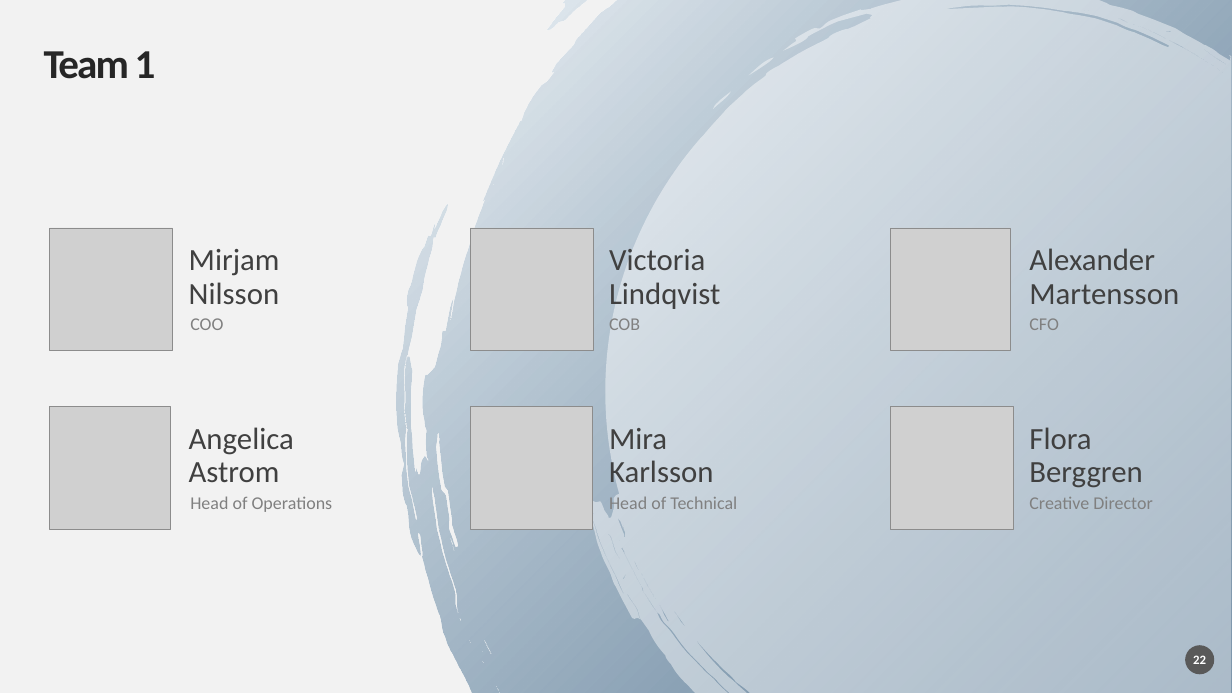
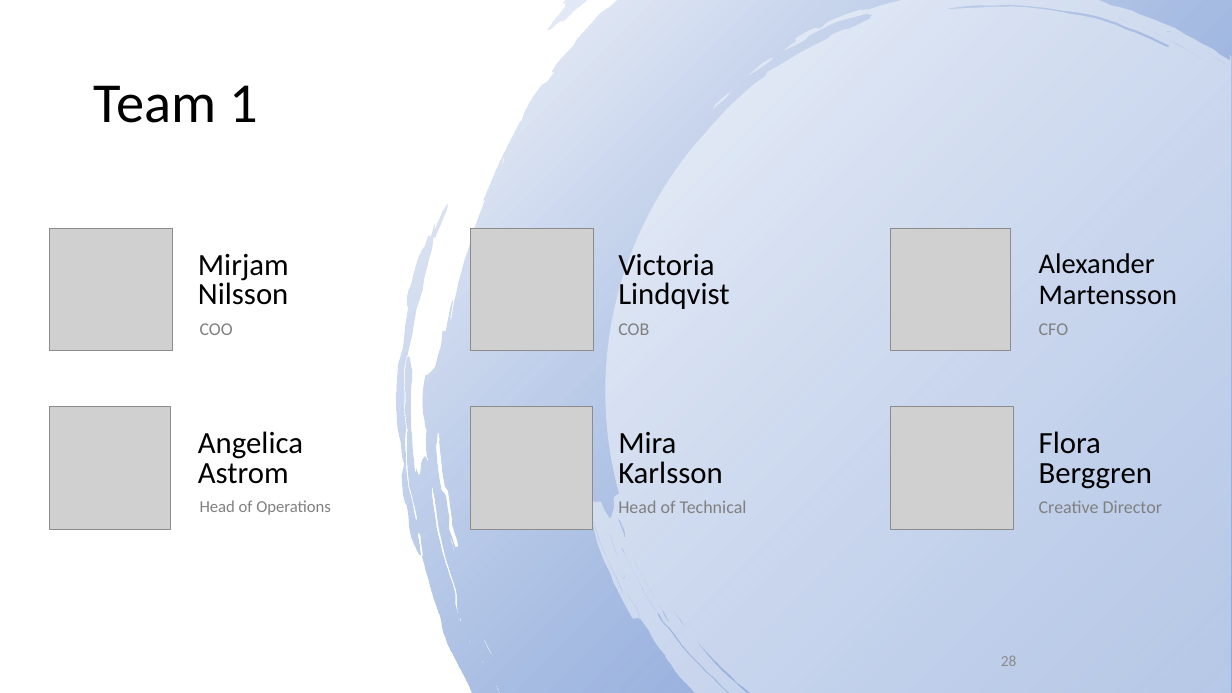
Before and after one commit to celesteshort/ml-lending-default, a slide deck: slide 28 of CapstonePresentationCS.pptx (slide 22 before the commit). Drawn at 1232x693 pixels with LibreOffice and Linux fonts; fonts in the diff are those of the drawing; grey boxes stand for pictures; background and template pictures are left out. Boxes give left, top, right and bottom in pixels: in the first picture for what was removed or moved away, otherwise in the second. Text is boxed around its words. In the diff, an @@ line names an element or a change of style, - is before the commit and + after.

```diff
--- a/CapstonePresentationCS.pptx
+++ b/CapstonePresentationCS.pptx
@@ background #F2F2F2 to #FFFFFF @@
@@ freeform shape at (396, 0, 1232, 693): fill gradient #F2F7FA to #2C567A to gradient #F6F8FC to #4472C4 @@
@@ title "Team 1": place and size @@
-title "Team 1" at (44, 51, 156, 79)
+title "Team 1" at (94, 85, 258, 123)
@@ title "Team 1" at (94, 85, 258, 123): size 32 to 44 pt, text colour #262626 to #000000, letter spacing -1.5 to 0 pt, bold off @@
@@ text "Alexander Martensson" at (1039, 253, 1177, 304): size 24 to 22.2 pt, text colour #404040 to #000000 @@
@@ text colour #404040 to #000000; line spacing 0.9 to 0.8 in 5 elements at (198, 254, 289, 305), (618, 254, 729, 309), (198, 431, 303, 484), (618, 432, 723, 484), (1039, 431, 1152, 489) @@
@@ text "Head of Operations" at (200, 500, 331, 515): size 14 to 12.9 pt @@
@@ 5 texts: place and size @@
-5 texts at (190, 318, 1152, 514)
+5 texts at (200, 323, 1162, 513)
@@ page number added at (1001, 655, 1017, 666), 12 pt, text #8C8C8C @@
+28
@@ page number removed at (1186, 645, 1214, 674) @@
-22
```
Also in this commit, not shown: 23 other slides changed, 7 slides added, 2 slides removed.
